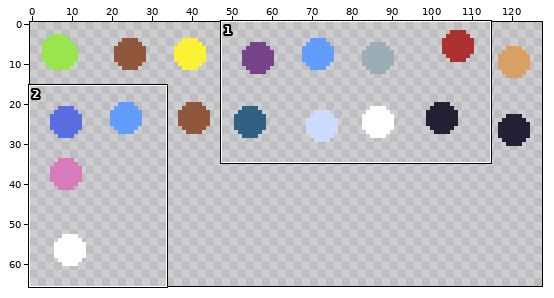
One commit to this pixel-art file: asset/TestAseprite1.aseprite. The first picture is a wide view before the edit; the outline marks the close-up.
Close-up. The starting point:
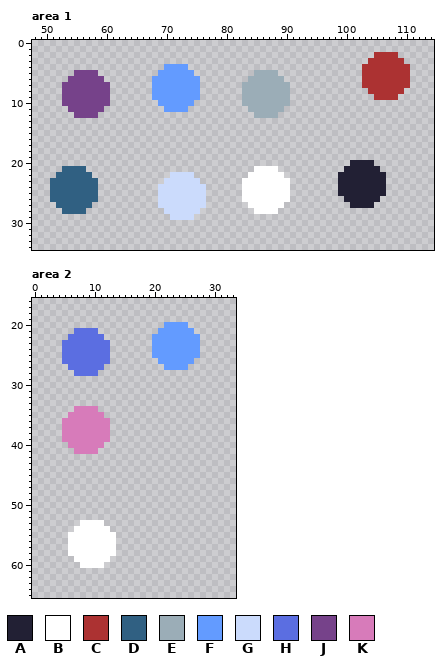
128x128 pixels, 1 frame. Shown: area 1: x 48..114, y 0..34; area 2: x 0..33, y 16..65. The wide view leaves out empty margins.
Palette (. is transparent): A #222034  B #ffffff  C #ac3232  D #306082  E #9badb7  F #639bff  G #cbdbfc  H #5b6ee1  J #76428a  K #d77bba
After:
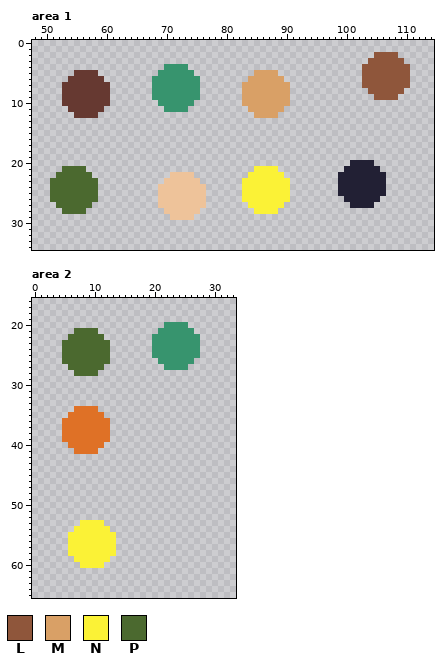
Colours new in this view: L #8f563b  M #d9a066  N #fbf236  P #4b692f
The edit:
colour F: #639bff -> #37946e
colour G: #cbdbfc -> #eec39a
colour J: #76428a -> #663931
colour K: #d77bba -> #df7126
Area 1:
y 2: x 105..108 CCCC -> LLLL
y 3: x 104..109 CCCCCC -> LLLLLL
y 4: x 103..110 CCCCCCCC -> LLLLLLLL
y 5: x 85..88 EEEE -> MMMM; x 103..110 CCCCCCCC -> LLLLLLLL
y 6: x 84..89 EEEEEE -> MMMMMM; x 103..110 CCCCCCCC -> LLLLLLLL
y 7: x 83..90 EEEEEEEE -> MMMMMMMM; x 103..110 CCCCCCCC -> LLLLLLLL
y 8: x 83..90 EEEEEEEE -> MMMMMMMM; x 104..109 CCCCCC -> LLLLLL
y 9: x 83..90 EEEEEEEE -> MMMMMMMM; x 105..108 CCCC -> LLLL
y 10: x 83..90 EEEEEEEE -> MMMMMMMM
y 11: x 84..89 EEEEEE -> MMMMMM
y 12: x 85..88 EEEE -> MMMM
y 21: x 53..56 DDDD -> PPPP; x 85..88 BBBB -> NNNN
y 22: x 52..57 DDDDDD -> PPPPPP; x 84..89 BBBBBB -> NNNNNN
y 23..26: x 51..58 DDDDDDDD -> PPPPPPPP; x 83..90 BBBBBBBB -> NNNNNNNN
y 27: x 52..57 DDDDDD -> PPPPPP; x 84..89 BBBBBB -> NNNNNN
y 28: x 53..56 DDDD -> PPPP; x 85..88 BBBB -> NNNN
Area 2:
y 21: x 7..10 HHHH -> PPPP
y 22: x 6..11 HHHHHH -> PPPPPP
y 23..26: x 5..12 HHHHHHHH -> PPPPPPPP
y 27: x 6..11 HHHHHH -> PPPPPP
y 28: x 7..10 HHHH -> PPPP
y 53: x 8..11 BBBB -> NNNN
y 54: x 7..12 BBBBBB -> NNNNNN
y 55..58: x 6..13 BBBBBBBB -> NNNNNNNN
y 59: x 7..12 BBBBBB -> NNNNNN
y 60: x 8..11 BBBB -> NNNN
